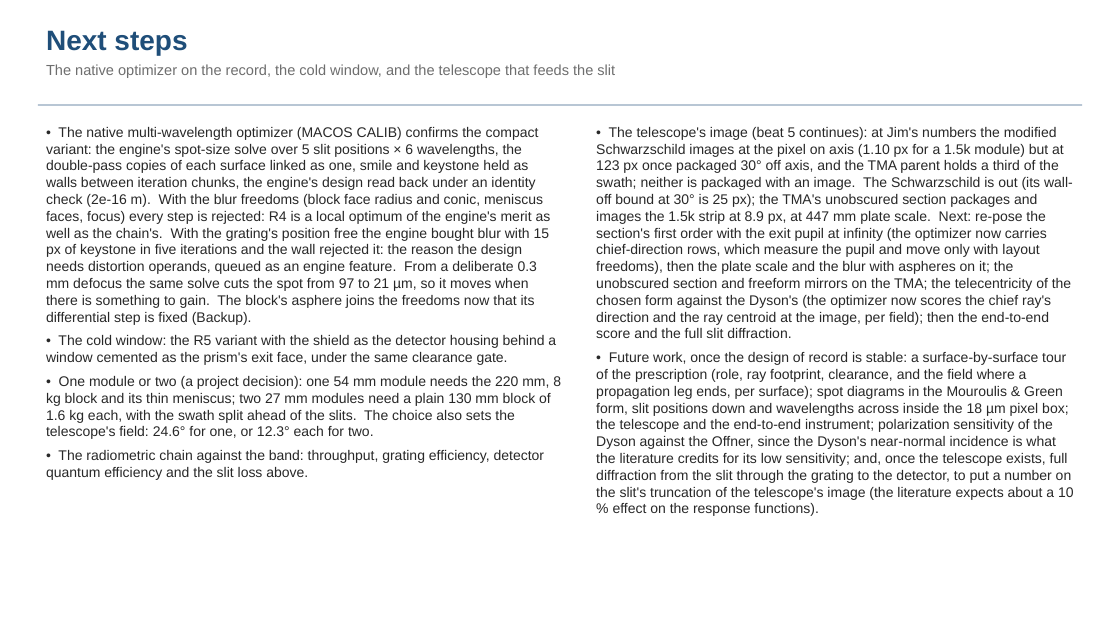
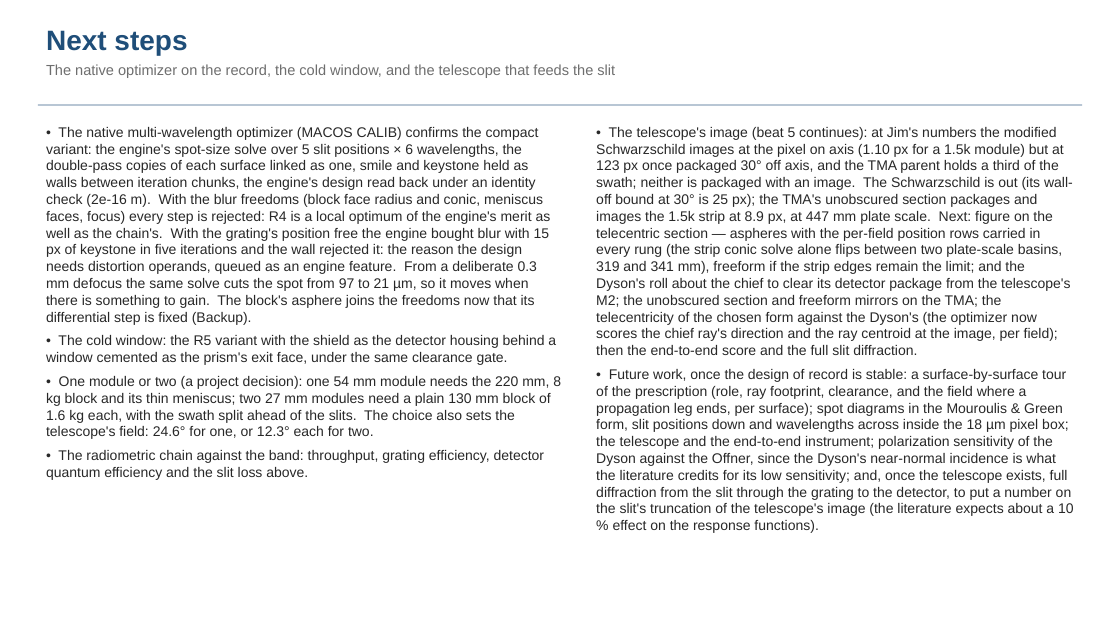
Before and after one commit to nasa-jpl/macos, a slide deck: slide 29 of demo_session/deck_dyson.pptx. Drawn at 1120x630 pixels with LibreOffice and Linux fonts; fonts in the diff are those of the drawing. Boxes give left, top, right and bottom in pixels: in the first picture for what was removed or moved away, otherwise in the second. Text is boxed around its words. In the diff, an @@ line names an element or a change of style, - is before the commit and + after.

```diff
--- a/demo_session/deck_dyson.pptx
+++ b/demo_session/deck_dyson.pptx
@@ text at [596,127,1073,355]: text changed @@
-• The telescope's image (beat 5 continues): at Jim's numbers the modified Schwarzschild images at the pixel on axis (1.10 px for a 1.5k module) but at 123 px once packaged 30° off axis, and the TMA parent holds a third of the swath; neither is packaged with an image. The Schwarzschild is out (its wall-off bound at 30° is 25 px); the TMA's unobscured section packages and images the 1.5k strip at 8.9 px, at 447 mm plate scale. Next: re-pose the section's first order with the exit pupil at infinity (the optimizer now carries chief-direction rows, which measure the pupil and move only with layout freedoms), then the plate scale and the blur with aspheres on it; the unobscured section and freeform mirrors on the TMA; the telecentricity of the chosen form against the Dyson's (the optimizer now scores the chief ray's direction and the ray centroid at the image, per field); then the end-to-end score and the full slit diffraction.
+• The telescope's image (beat 5 continues): at Jim's numbers the modified Schwarzschild images at the pixel on axis (1.10 px for a 1.5k module) but at 123 px once packaged 30° off axis, and the TMA parent holds a third of the swath; neither is packaged with an image. The Schwarzschild is out (its wall-off bound at 30° is 25 px); the TMA's unobscured section packages and images the 1.5k strip at 8.9 px, at 447 mm plate scale. Next: figure on the telecentric section — aspheres with the per-field position rows carried in every rung (the strip conic solve alone flips between two plate-scale basins, 319 and 341 mm), freeform if the strip edges remain the limit; and the Dyson's roll about the chief to clear its detector package from the telescope's M2; the unobscured section and freeform mirrors on the TMA; the telecentricity of the chosen form against the Dyson's (the optimizer now scores the chief ray's direction and the ray centroid at the image, per field); then the end-to-end score and the full slit diffraction.
```
Also in this commit, not shown: 1 other slide changed, 1 other file.
